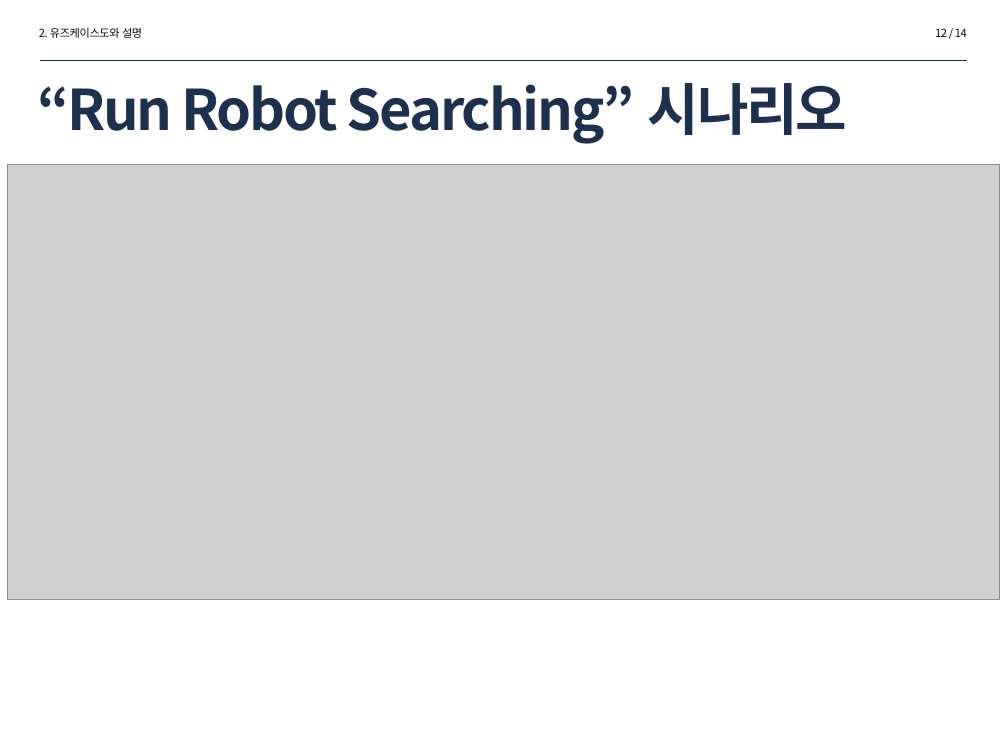
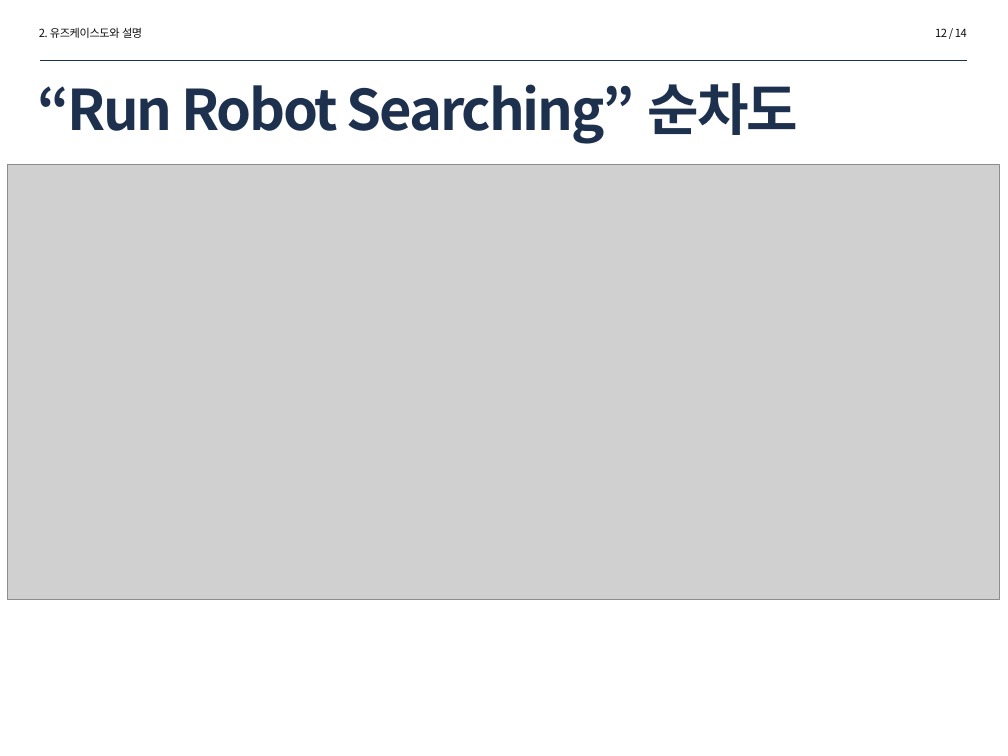
Before and after one commit to livlikwav/UOSSE, a slide deck: slide 12 of 소공중간발표_컴퓨터과학부하경민도우찬.pptx. Drawn at 1008x756 pixels with LibreOffice and Linux fonts; fonts in the diff are those of the drawing; grey boxes stand for pictures. Boxes give left, top, right and bottom in pixels: in the first picture for what was removed or moved away, otherwise in the second. Text is boxed around its words. In the diff, an @@ line names an element or a change of style, - is before the commit and + after.

```diff
--- a/소공중간발표_컴퓨터과학부하경민도우찬.pptx
+++ b/소공중간발표_컴퓨터과학부하경민도우찬.pptx
@@ title at (37,83,798,144): text changed @@
-“Run Robot Searching” 시나리오
+“Run Robot Searching” 순차도
```
Also in this commit, not shown: 5 other slides changed, 1 slide added, 6 other files.
